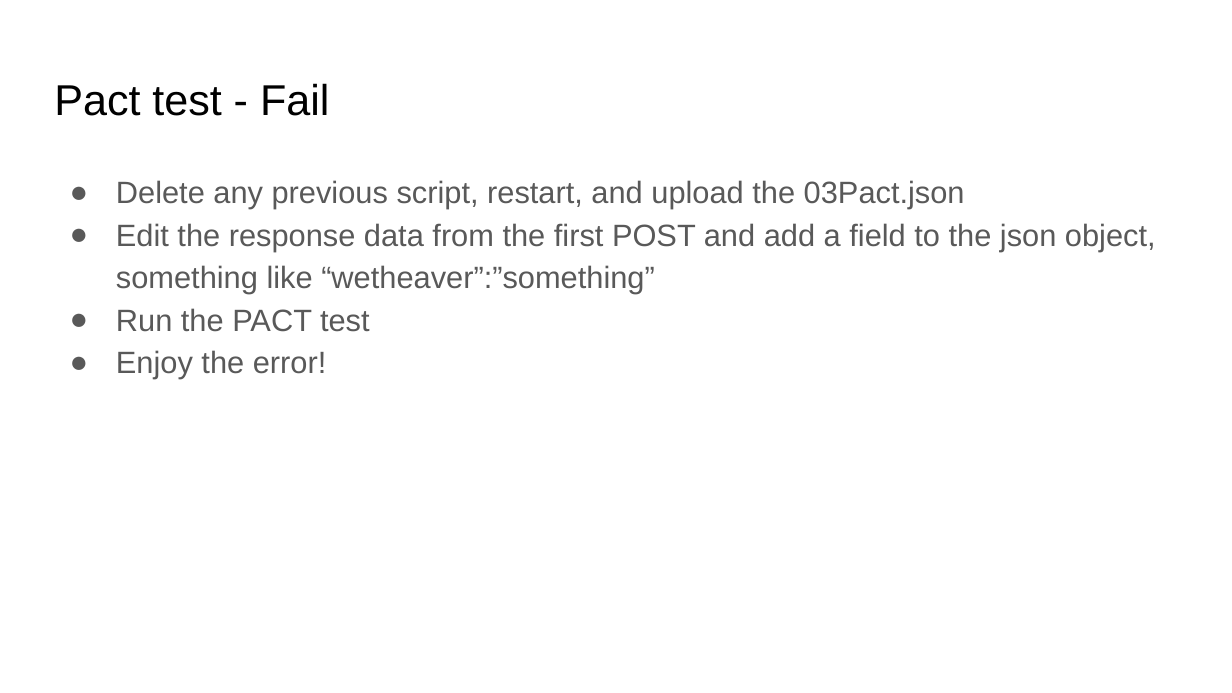
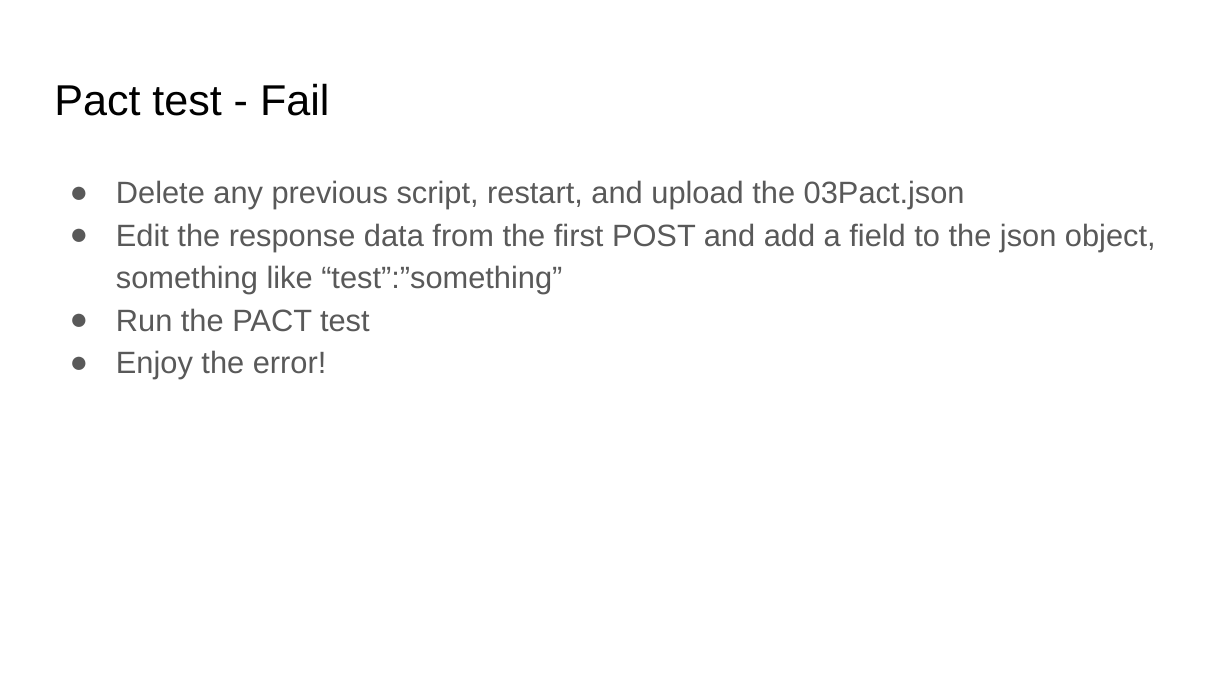
Before and after one commit to kendarorg/HttpAnsweringMachine, a slide deck: slide 17 of docs/HAM.pptx. Drawn at 1232x693 pixels with LibreOffice and Linux fonts; fonts in the diff are those of the drawing. Boxes give left, top, right and bottom in pixels: in the first picture for what was removed or moved away, otherwise in the second. Text is boxed around its words. In the diff, an @@ line names an element or a change of style, - is before the commit and + after.

Commit message:
Update presentation

```diff
--- a/docs/HAM.pptx
+++ b/docs/HAM.pptx
@@ text at bbox=[116, 223, 1156, 294]: text changed @@
-● Edit the response data from the first POST and add a field to the json object, something like “wetheaver”:”something”
+● Edit the response data from the first POST and add a field to the json object, something like “test”:”something”
```
Also in this commit, not shown: 5 other slides changed, 1 slide added.
